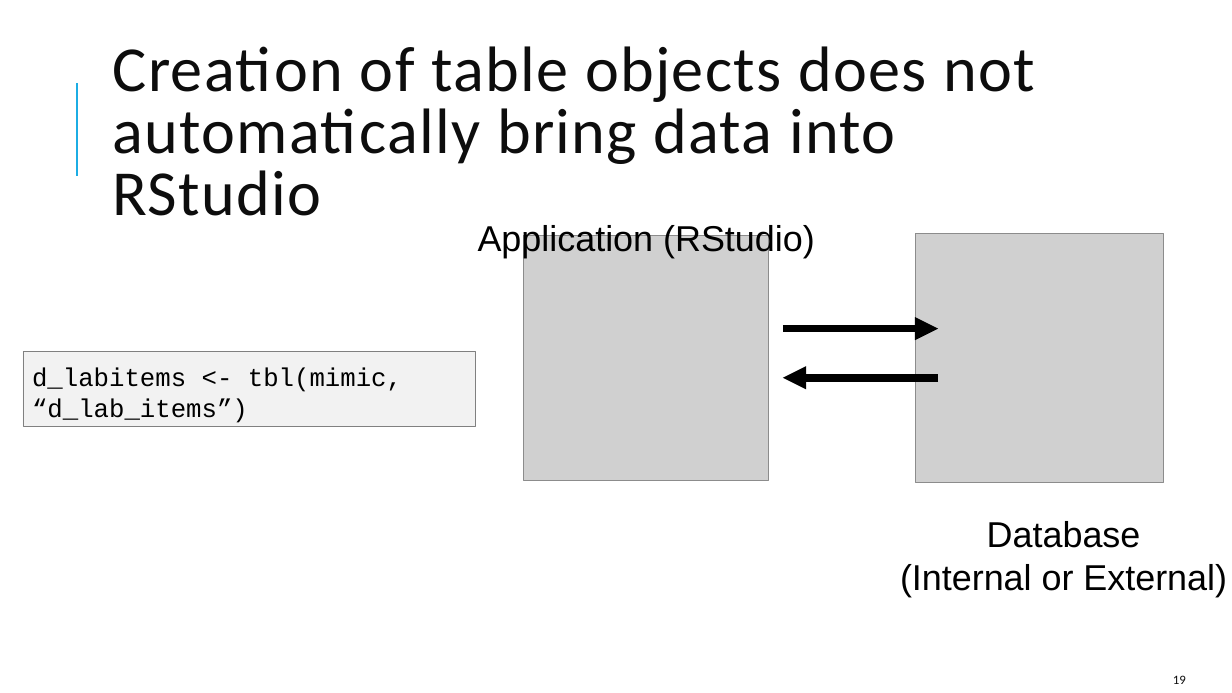
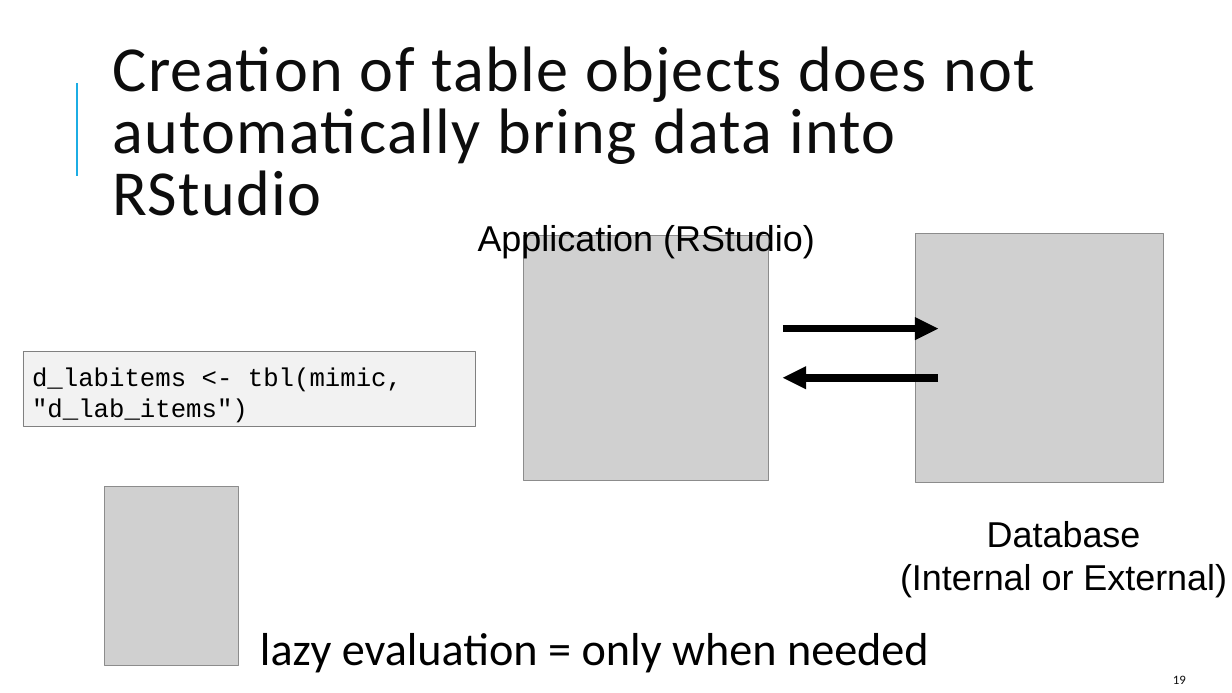
Before and after one commit to amromeo/api_r_int_db_24, a slide deck: slide 19 of presentations/02 - Databases with R.pptx. Drawn at 1232x693 pixels with LibreOffice and Linux fonts; fonts in the diff are those of the drawing; grey boxes stand for pictures. Boxes give left, top, right and bottom in pixels: in the first picture for what was removed or moved away, otherwise in the second. Text is boxed around its words. In the diff, an @@ line names an element or a change of style, - is before the commit and + after.

```diff
--- a/presentations/02 - Databases with R.pptx
+++ b/presentations/02 - Databases with R.pptx
@@ text at (x1=32, y1=367, x2=402, y2=423): text changed @@
-d_labitems <- tbl(mimic, “d_lab_items”)
+d_labitems <- tbl(mimic, "d_lab_items")
@@ picture added at (x1=104, y1=486, x2=238, y2=665) @@
@@ text added at (x1=260, y1=633, x2=929, y2=673), 36 pt, text #000000 @@
+lazy evaluation = only when needed
```
Also in this commit, not shown: 8 other slides changed.
